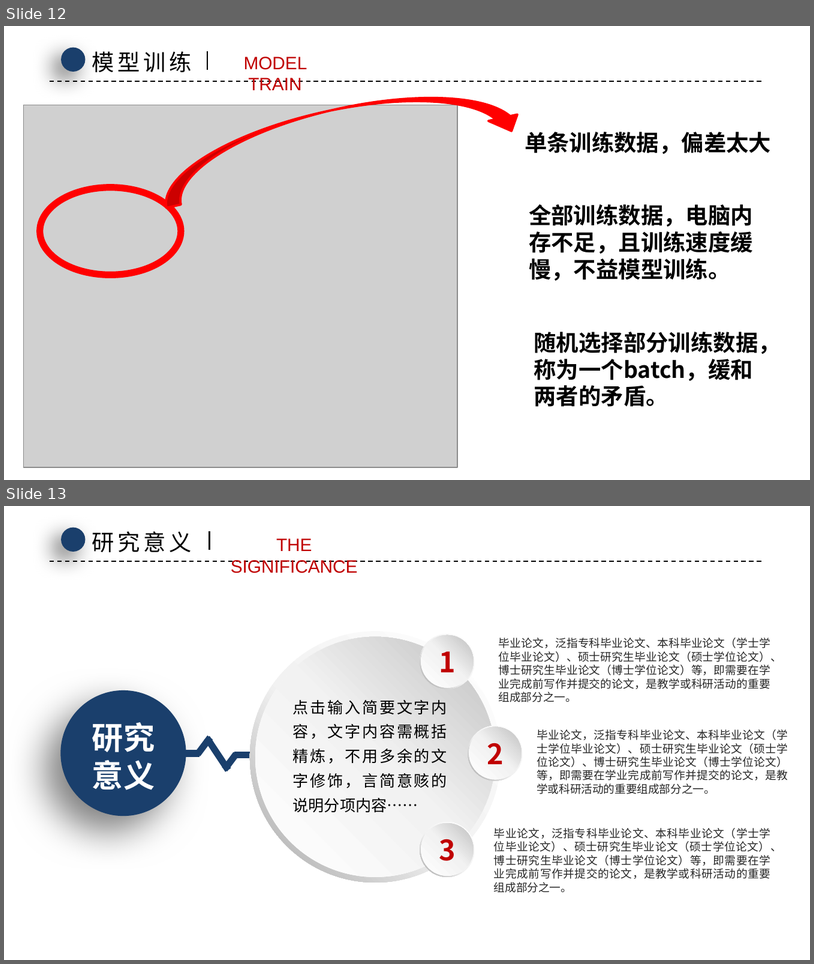
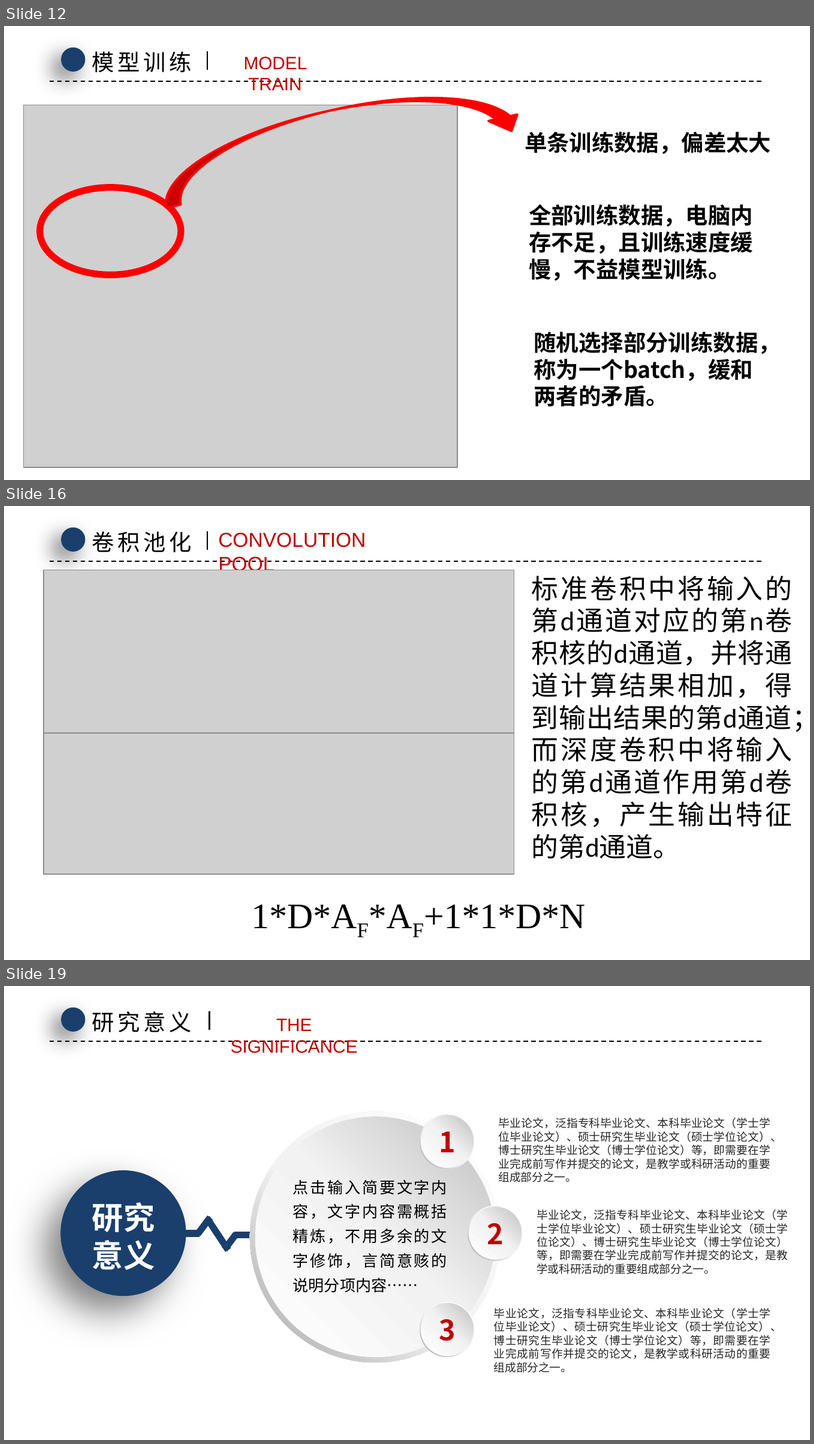
Before and after one commit to userZXB/ctnApp, a slide deck: 张雪冰毕业答辩.pptx. Shown one above the other, each under a label of ours: slides 12 and 13 before the commit, slides 12, 16 and 19 after it; the slides between them are not shown. The pictures are 814x964 and 814x1444 pixels, drawn with LibreOffice and Linux fonts; fonts in the diff are those of the drawing; grey boxes stand for pictures; background and template pictures are left out. Boxes give left, top, right and bottom in pixels: in the first picture for what was removed or moved away, otherwise in the second. Text is boxed around its words. In the diff, an @@ line names an element or a change of style, - is before the commit and + after.

```diff
--- a/张雪冰毕业答辩.pptx
+++ b/张雪冰毕业答辩.pptx
@@ slide 16 added at <box>4,506,810,960</box>, background picture (left out) @@
@@ ellipse added at <box>61,527,86,551</box>, fill #1A3F6C @@
@@ text added at <box>92,531,192,552</box>, 20 pt, text #000000 @@
+卷积池化
@@ line added from (207, 532) to (207, 550), #000000 1.5 pt @@
@@ text added at <box>218,532,366,570</box>, 18 pt, text #C00000 @@
+CONVOLUTION POOL
@@ picture added at <box>44,570,515,733</box> @@
@@ line added from (49, 561) to (765, 561), #000000 1 pt dashed @@
@@ text added at <box>532,576,810,859</box>, 24 pt, text #000000 @@
+标准卷积中将输入的第d通道对应的第n卷积核的d通道，并将通道计算结果相加，得到输出结果的第d通道；而深度卷积中将输入的第d通道作用第d卷积核，产生输出特征的第d通道。
@@ picture added at <box>44,733,515,874</box> @@
@@ text added at <box>251,904,585,928</box>, 32 pt, text #000000 @@
+1*D*AF*AF+1*1*D*N
@@ what was slide 13 is now slide 19 @@
```
Also in this commit, not shown: 2 slides changed, 5 other slides added, 1 slide removed.
